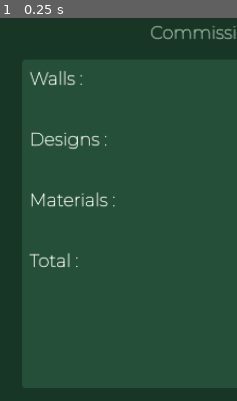
Above: before the commit, frame 1.
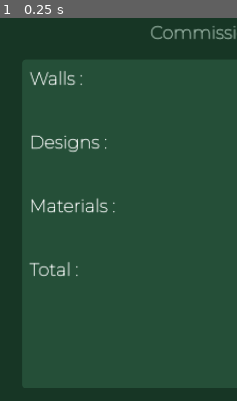
Above: after the commit, the same moment.

Repository: yvantot/commission_calculator
Game: Godot game, scene res://scenes/CommissionCalculator.tscn
Same seed, same stepped clock (60 frames per second), same inputs: the game is played once before the commit and once after it.
Inputs:
- Up to frame 1 (0.25 s): no input
The pictures show only the part of the screen within x 0-50%, y 0-50%; the shares and areas given below are measured in that part.

The runs differ from the first frame. In frame 1, 1.9% of the frame differs, in the area x 12-49%, y 29-68%.

Commit message:
add total

Diff:
--- /dev/null
+++ b/node.tscn
@@ -0,0 +1,3 @@
+[gd_scene format=3 uid="uid://biq7vsy4h1yks"]
+
+[node name="Node" type="Node"]
--- a/scenes/CommissionCalculator.tscn
+++ b/scenes/CommissionCalculator.tscn
@@ -81,35 +81,49 @@
 theme_type_variation = &"detail_list"
 
 [node name="DetailList" type="VBoxContainer" parent="Screen/Background/AllComponents/MarginContainer/ScrollContainer/CommissionDetails/PanelContainer"]
+unique_name_in_owner = true
 layout_mode = 2
 size_flags_vertical = 3
 theme_override_constants/separation = 50
 
-[node name="SizingDetails" type="VBoxContainer" parent="Screen/Background/AllComponents/MarginContainer/ScrollContainer/CommissionDetails/PanelContainer/DetailList"]
-unique_name_in_owner = true
-layout_mode = 2
-
-[node name="Title" type="Label" parent="Screen/Background/AllComponents/MarginContainer/ScrollContainer/CommissionDetails/PanelContainer/DetailList/SizingDetails"]
+[node name="VBoxContainer" type="VBoxContainer" parent="Screen/Background/AllComponents/MarginContainer/ScrollContainer/CommissionDetails/PanelContainer/DetailList"]
+layout_mode = 2
+
+[node name="Title" type="Label" parent="Screen/Background/AllComponents/MarginContainer/ScrollContainer/CommissionDetails/PanelContainer/DetailList/VBoxContainer"]
 layout_mode = 2
 text = "Walls :"
 
-[node name="MockupDetails" type="VBoxContainer" parent="Screen/Background/AllComponents/MarginContainer/ScrollContainer/CommissionDetails/PanelContainer/DetailList"]
-unique_name_in_owner = true
-layout_mode = 2
-
-[node name="Title" type="Label" parent="Screen/Background/AllComponents/MarginContainer/ScrollContainer/CommissionDetails/PanelContainer/DetailList/MockupDetails"]
+[node name="SizingDetails" type="VBoxContainer" parent="Screen/Background/AllComponents/MarginContainer/ScrollContainer/CommissionDetails/PanelContainer/DetailList/VBoxContainer"]
+unique_name_in_owner = true
+layout_mode = 2
+theme_override_constants/separation = 5
+
+[node name="VBoxContainer2" type="VBoxContainer" parent="Screen/Background/AllComponents/MarginContainer/ScrollContainer/CommissionDetails/PanelContainer/DetailList"]
+layout_mode = 2
+
+[node name="Title" type="Label" parent="Screen/Background/AllComponents/MarginContainer/ScrollContainer/CommissionDetails/PanelContainer/DetailList/VBoxContainer2"]
 layout_mode = 2
 text = "Designs :"
 
-[node name="MaterialDetails" type="VBoxContainer" parent="Screen/Background/AllComponents/MarginContainer/ScrollContainer/CommissionDetails/PanelContainer/DetailList"]
-unique_name_in_owner = true
-layout_mode = 2
-
-[node name="Title" type="Label" parent="Screen/Background/AllComponents/MarginContainer/ScrollContainer/CommissionDetails/PanelContainer/DetailList/MaterialDetails"]
+[node name="MockupDetails" type="VBoxContainer" parent="Screen/Background/AllComponents/MarginContainer/ScrollContainer/CommissionDetails/PanelContainer/DetailList/VBoxContainer2"]
+unique_name_in_owner = true
+layout_mode = 2
+theme_override_constants/separation = 5
+
+[node name="VBoxContainer3" type="VBoxContainer" parent="Screen/Background/AllComponents/MarginContainer/ScrollContainer/CommissionDetails/PanelContainer/DetailList"]
+layout_mode = 2
+
+[node name="Title" type="Label" parent="Screen/Background/AllComponents/MarginContainer/ScrollContainer/CommissionDetails/PanelContainer/DetailList/VBoxContainer3"]
 layout_mode = 2
 text = "Materials :"
 
+[node name="MaterialDetails" type="VBoxContainer" parent="Screen/Background/AllComponents/MarginContainer/ScrollContainer/CommissionDetails/PanelContainer/DetailList/VBoxContainer3"]
+unique_name_in_owner = true
+layout_mode = 2
+theme_override_constants/separation = 5
+
 [node name="Total" type="Label" parent="Screen/Background/AllComponents/MarginContainer/ScrollContainer/CommissionDetails/PanelContainer/DetailList"]
+unique_name_in_owner = true
 layout_mode = 2
 text = "Total :"
 
--- a/scripts/main.gd
+++ b/scripts/main.gd
@@ -13,6 +13,7 @@
 @onready var mockup_details: VBoxContainer = %MockupDetails
 @onready var material_details: VBoxContainer = %MaterialDetails
 @onready var sizing_details: VBoxContainer = %SizingDetails
+@onready var total: Label = %Total
 # Type
 @onready var type_choose: PanelContainer = %TypeChoose
 @onready var service: Label = %Type
@@ -112,6 +113,7 @@
 		input_detail.value = 1
 		input_rate.text = ""
 
+		getTotal(sizing_details, mockup_details, material_details)
 
 func _on_input_detail_value_changed(_value: float) -> void:
 	label_mural_detail.text = sliderDescription()
@@ -142,6 +144,8 @@
 		input_price.text = ""
 		input_name.text = ""
 
+		getTotal(sizing_details, mockup_details, material_details)
+
 func _on_check_button_toggled(toggled_on: bool) -> void :
 	if toggled_on:
 		mockup_inputs.visible = true
@@ -164,8 +168,34 @@
 		input_material_price.text = ""
 		input_material_quantity.text = ""
 
+		getTotal(sizing_details, mockup_details, material_details)
+
+func getTotal(vbox1: VBoxContainer, vbox2: VBoxContainer, vbox3: VBoxContainer) -> void:
+	var total_regex := RegEx.new()
+	var total_amount : float = 0
+	total_regex.compile("₱(\\d+)$")
+	var sizing_parent: Array = vbox1.get_children()
+	var mockup_parent: Array = vbox2.get_children()
+	var material_parent: Array = vbox3.get_children()
+
+	if sizing_parent.size() > 0:
+		for wall: Variant in sizing_parent:
+			if !wall.is_queued_for_deletion():
+				total_amount += total_regex.search(wall.get_child(0).text).get_string(1).to_float()
+	if mockup_parent.size() > 0:
+		for wall: Variant in mockup_parent:
+			if !wall.is_queued_for_deletion():
+				total_amount += total_regex.search(wall.get_child(0).text).get_string(1).to_float()
+	if material_parent.size() > 0:
+		for wall: Variant in material_parent:
+			if !wall.is_queued_for_deletion():
+				total_amount += total_regex.search(wall.get_child(0).text).get_string(1).to_float()
+
+	total.text = "Total: ₱" + str(total_amount)
+
 func _on_delete_wall_pressed(hbox: HBoxContainer) -> void :
 	hbox.queue_free()
+	getTotal(sizing_details, mockup_details, material_details)
 
 func setUpNodes(new_hbox: HBoxContainer, new_delete: Button, new_wall: Label, attach_list: Variant) -> void:
 	new_hbox.add_child(new_wall)
Not shown, changed: export_presets.cfg
Not shown, changed: Commission Calculator.apk
Not shown, changed: Commission Calculator.apk.idsig
